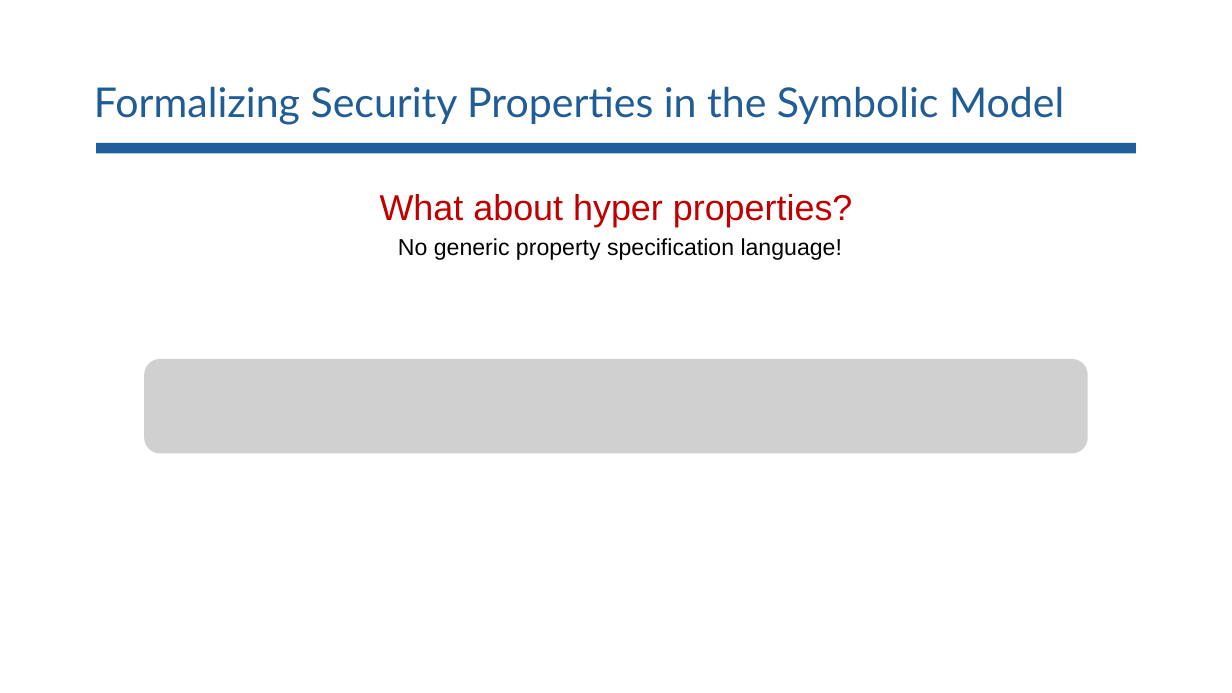
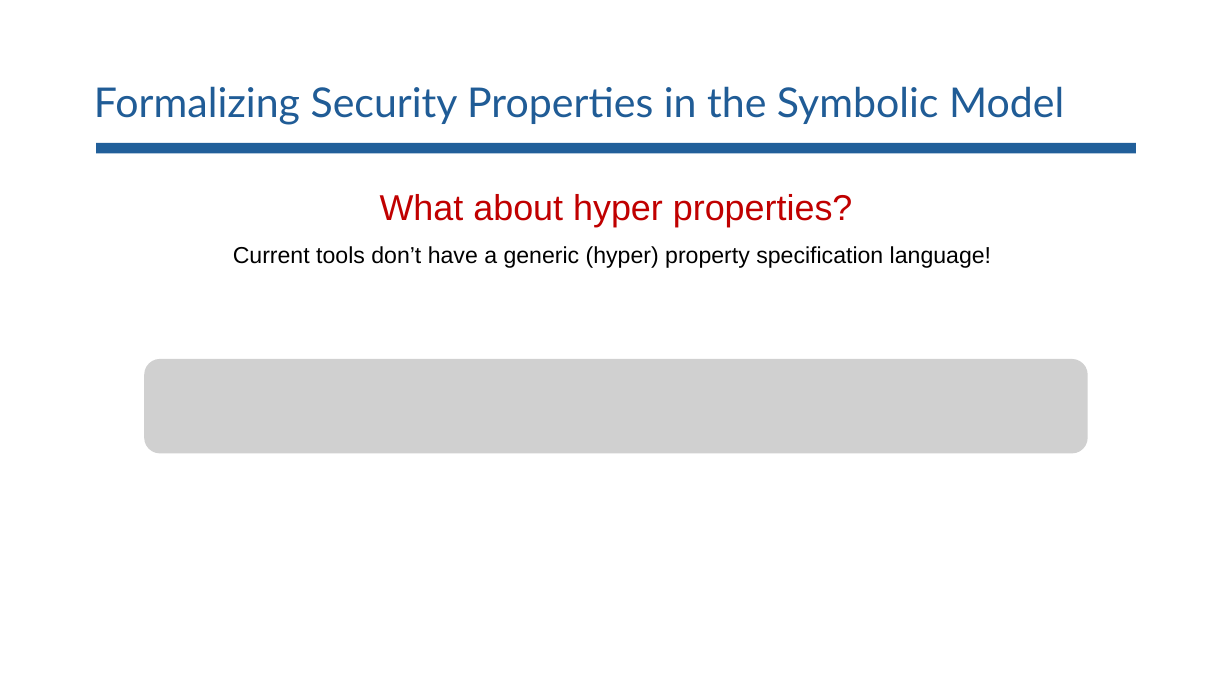
Before and after one commit to lorchrob/comp_slides, a slide deck: slide 106 of comp.pptx (slide 67 before the commit). Drawn at 1232x693 pixels with LibreOffice and Linux fonts; fonts in the diff are those of the drawing; grey boxes stand for pictures. Boxes give left, top, right and bottom in pixels: in the first picture for what was removed or moved away, otherwise in the second. Text is boxed around its words. In the diff, an @@ line names an element or a change of style, - is before the commit and + after.

```diff
--- a/comp.pptx
+++ b/comp.pptx
@@ text at bbox=[233, 246, 991, 268]: text changed @@
-No generic property specification language!
+Current tools don’t have a generic (hyper) property specification language!
```
Also in this commit, not shown: 55 other slides changed, 2 slides removed.
